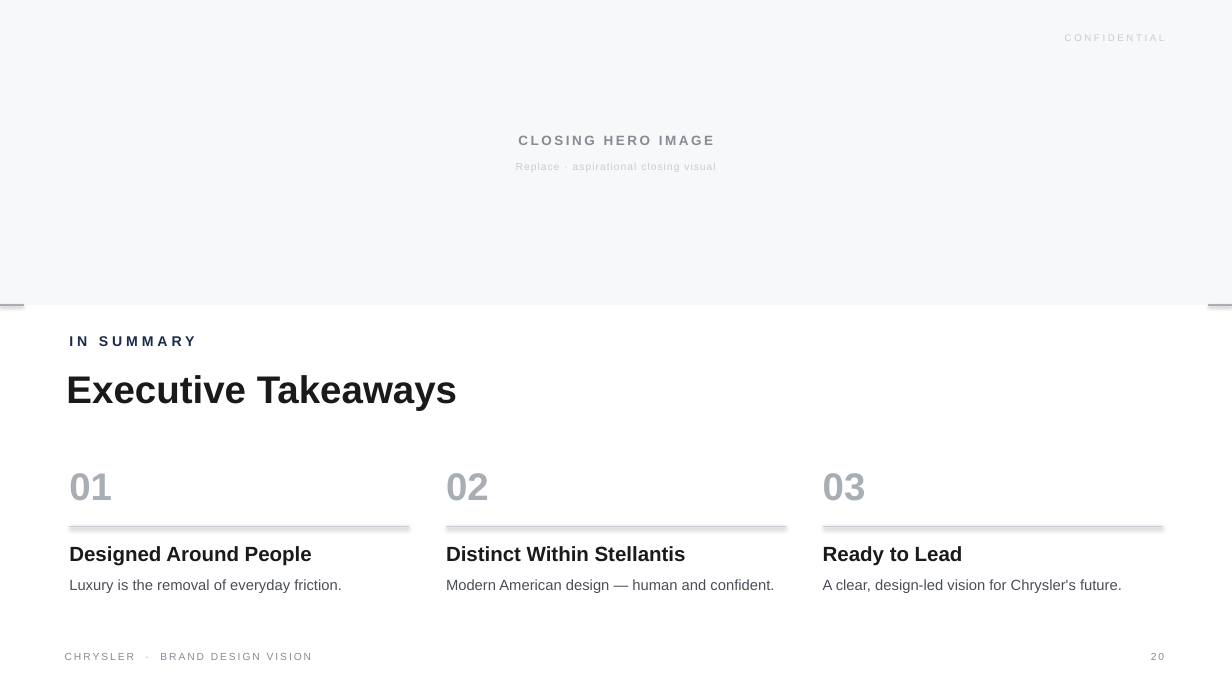
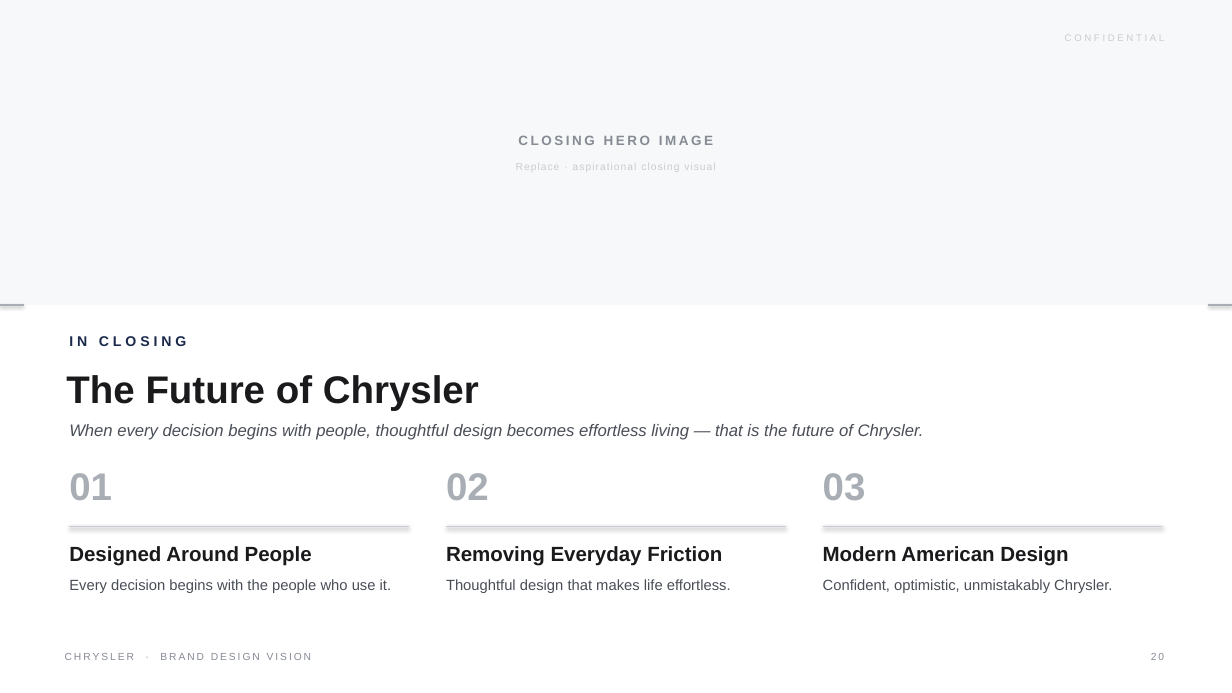
Before and after one commit to LG-Succe55/CLAUDE, a slide deck: slide 20 of Chrysler_Brand_Design_Vision.pptx. Drawn at 1232x693 pixels with LibreOffice and Linux fonts; fonts in the diff are those of the drawing. Boxes give left, top, right and bottom in pixels: in the first picture for what was removed or moved away, otherwise in the second. Text is boxed around its words. In the diff, an @@ line names an element or a change of style, - is before the commit and + after.

```diff
--- a/Chrysler_Brand_Design_Vision.pptx
+++ b/Chrysler_Brand_Design_Vision.pptx
@@ text at [69, 336, 187, 346]: text changed @@
-IN SUMMARY
+IN CLOSING
@@ text removed at [66, 375, 457, 411] @@
-Executive Takeaways
@@ text added at [66, 375, 479, 411], 30 pt, text #1A1A1C, bold @@
+The Future of Chrysler
@@ text added at [69, 424, 924, 440], 13 pt, text #4A4E57, italic @@
+When every decision begins with people, thoughtful design becomes effortless living — that is the future of Chrysler.
@@ text at [446, 546, 731, 593]: text changed @@
-Distinct Within Stellantis
-Modern American design — human and confident.
+Removing Everyday Friction
+Thoughtful design that makes life effortless.
@@ text at [823, 546, 1112, 593]: text changed @@
-Ready to Lead
-A clear, design-led vision for Chrysler's future.
+Modern American Design
+Confident, optimistic, unmistakably Chrysler.
@@ text at [69, 579, 391, 593]: text changed @@
-Luxury is the removal of everyday friction.
+Every decision begins with the people who use it.
```
Also in this commit, not shown: 16 other slides changed, 1 other file.
